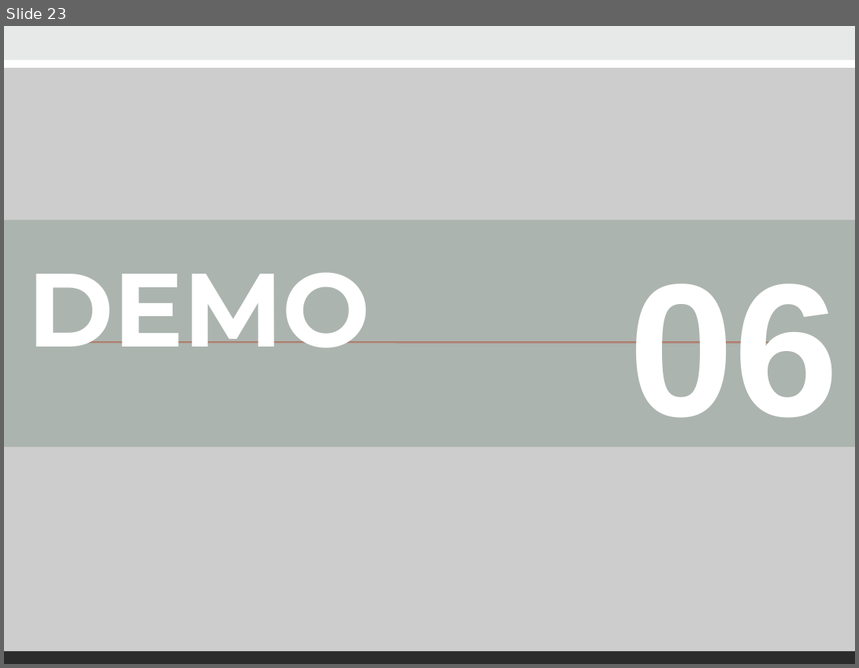
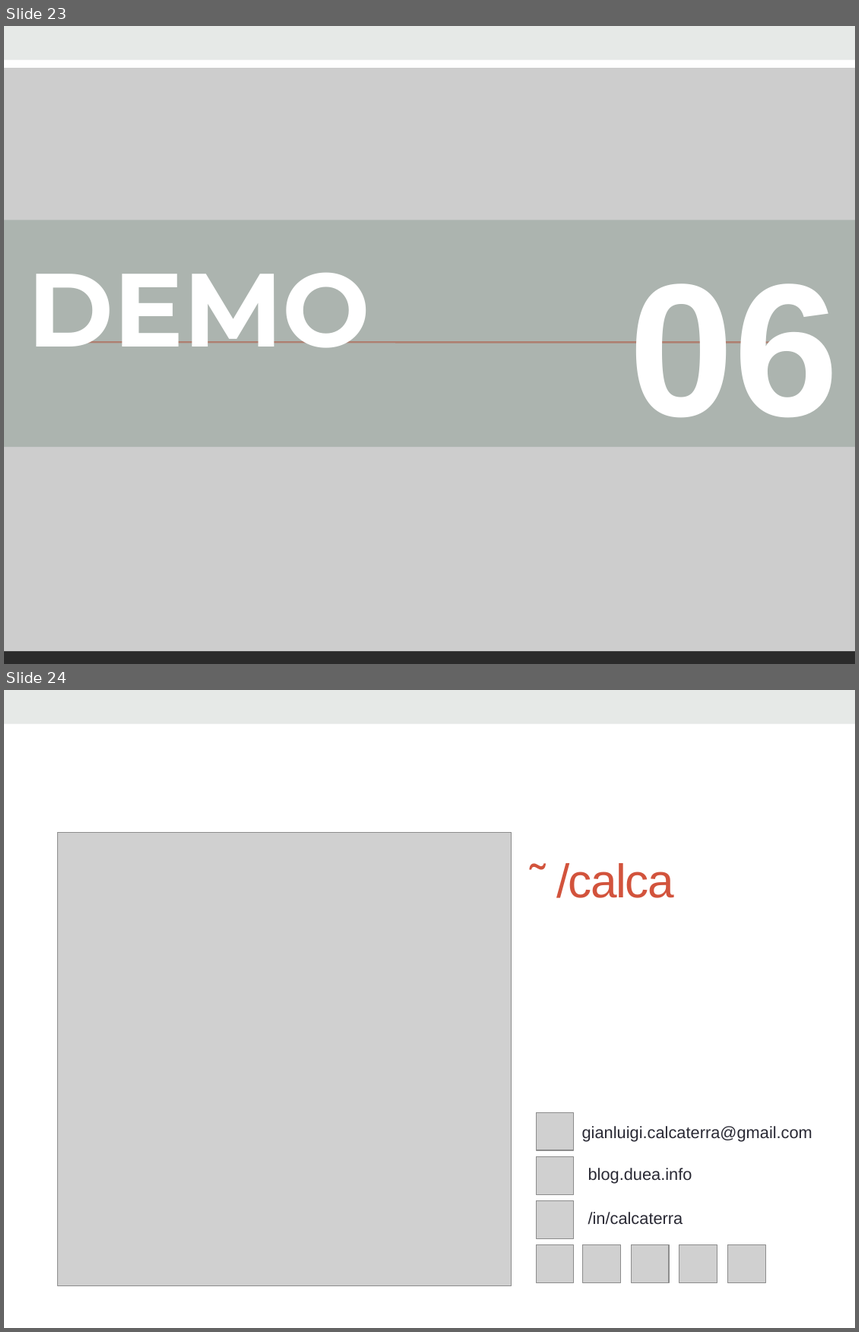
Before and after one commit to calca/ugialtnetconfv5, a slide deck: dcvs.pptx. Shown one above the other, each under a label of ours: slide 23 before the commit, slides 23 and 24 after it. The pictures are 859x668 and 859x1332 pixels, drawn with LibreOffice and Linux fonts; fonts in the diff are those of the drawing; grey boxes stand for pictures; background and template pictures are left out; a plain dark background stands for a picture behind light text. Boxes give left, top, right and bottom in pixels: in the first picture for what was removed or moved away, otherwise in the second. Text is boxed around its words. In the diff, an @@ line names an element or a change of style, - is before the commit and + after.

Commit message:
Ultime Modifiche

```diff
--- a/dcvs.pptx
+++ b/dcvs.pptx
@@ slide 24 added at [4,690,855,1328], background picture (left out); not listed: 2 template elements that a slide beside it also shows @@
@@ picture added at [58,832,512,1286] @@
@@ title added at [557,863,674,898], 40 pt, text #D2533C @@
+˜ /calca
@@ picture added at [536,1113,573,1151] @@
@@ text added at [582,1126,813,1142], 14 pt, text #292934 @@
+gianluigi.calcaterra@gmail.com
@@ picture added at [536,1157,573,1195] @@
@@ text added at [588,1168,693,1184], 14 pt, text #292934 @@
+blog.duea.info
@@ picture added at [536,1201,573,1238] @@
@@ text added at [588,1212,683,1225], 14 pt, text #292934 @@
+/in/calcaterra
@@ picture added at [536,1245,573,1283] @@
@@ picture added at [583,1245,620,1283] @@
@@ picture added at [631,1245,669,1283] @@
@@ picture added at [680,1245,718,1283] @@
@@ picture added at [728,1245,765,1283] @@
```
